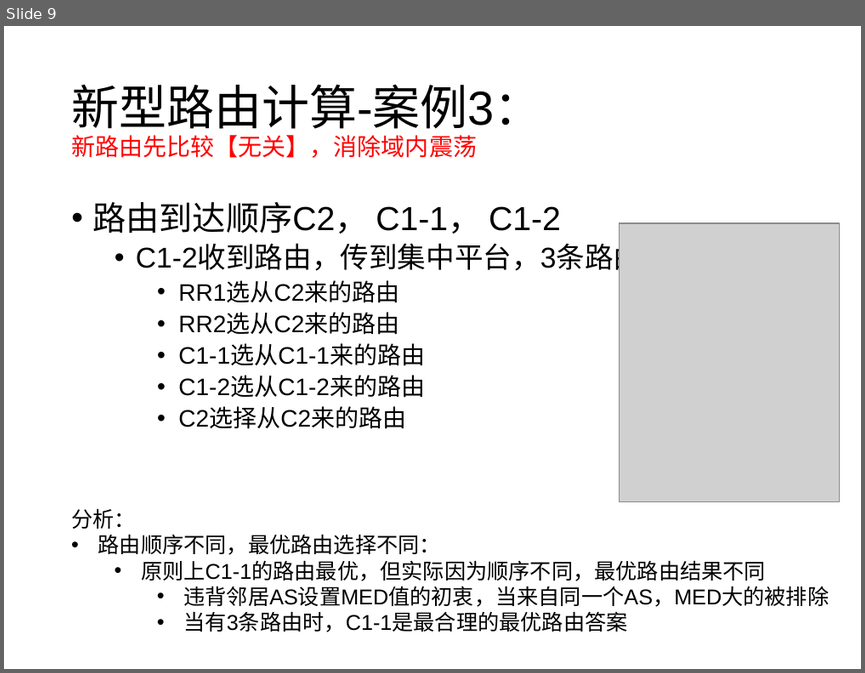
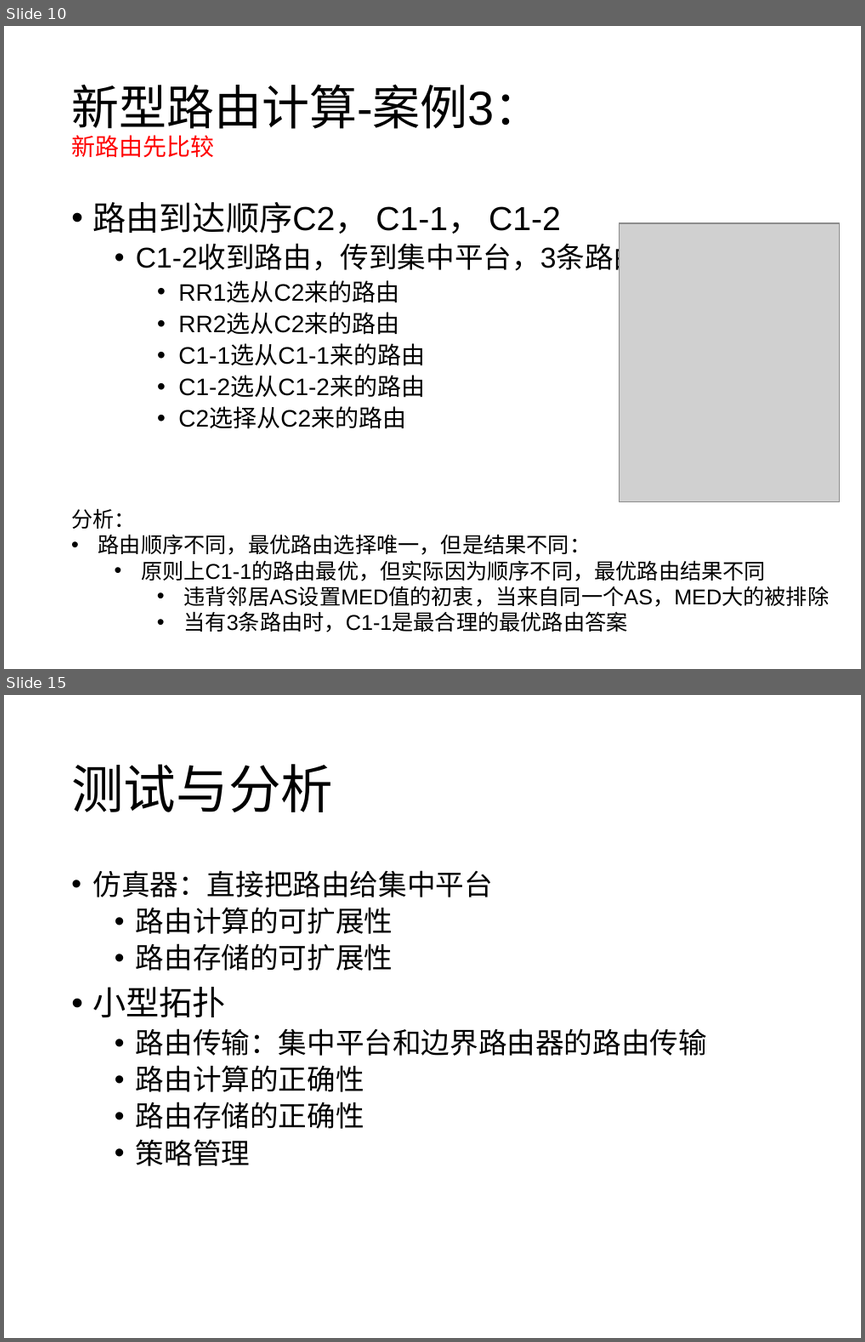
Before and after one commit to wangqing93/ibgp_exp, a slide deck: doc/毕设阶段讨论4.pptx. Shown one above the other, each under a label of ours: slide 9 before the commit, slides 10 and 15 after it; the slides between them are not shown. The pictures are 865x673 and 865x1342 pixels, drawn with LibreOffice and Linux fonts; fonts in the diff are those of the drawing; grey boxes stand for pictures. Boxes give left, top, right and bottom in pixels: in the first picture for what was removed or moved away, otherwise in the second. Text is boxed around its words. In the diff, an @@ line names an element or a change of style, - is before the commit and + after.

```diff
--- a/doc/毕设阶段讨论4.pptx
+++ b/doc/毕设阶段讨论4.pptx
@@ slide 15 added at (4, 695, 861, 1338), background #FFFFFF @@
@@ title added at (71, 764, 333, 812), 44 pt, text #000000 @@
+测试与分析
@@ text added at (93, 870, 707, 1166), 24 pt, text #000000 @@
+  • 仿真器：直接把路由给集中平台
+  • 路由计算的可扩展性
+  • 路由存储的可扩展性
+• 小型拓扑
+  • 路由传输：集中平台和边界路由器的路由传输
+  • 路由计算的正确性
+  • 路由存储的正确性
+  • 策略管理
@@ what was slide 9 is now slide 10 @@
@@ slide 10 changed as well @@
@@ title at (71, 84, 541, 158): text changed; size 20 to 40 pt; text colour #FF0000 to #000000 @@
-新型路由计算-案例3：
-新路由先比较【无关】，消除域内震荡
+新型路由计算-案例3：
+新路由先比较
@@ text at (98, 533, 591, 555): text changed @@
-• 路由顺序不同，最优路由选择不同：
+• 路由顺序不同，最优路由选择唯一，但是结果不同：
```
Also in this commit, not shown: 8 other slides changed, 4 other slides added, 2 slides removed.
